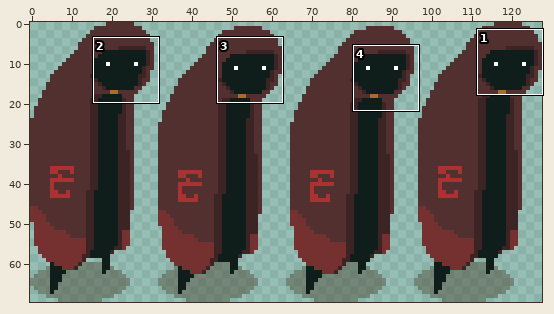
Sprite sheet -- Pixel Assets/Enemy/cultist_minion1/Minor_enemy1_idle.png. Above: a wide view before the commit, with the close-up outlined.
Close-up. Before the commit:
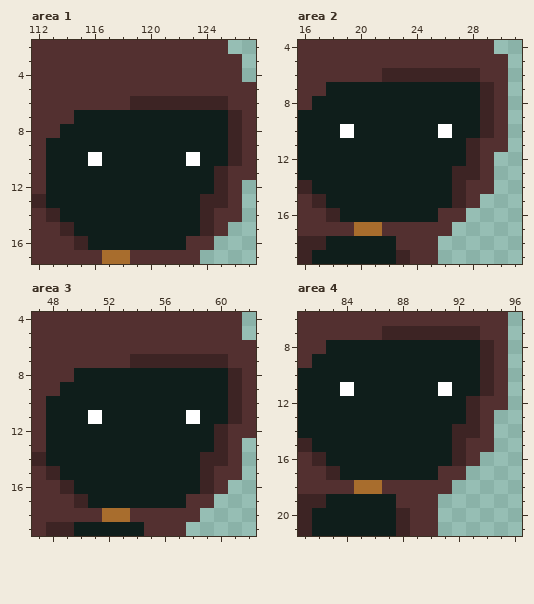
The file is 128x70 pixels. Shown: area 1: x 112..127, y 2..17; area 2: x 16..31, y 4..19; area 3: x 47..62, y 4..19; area 4: x 81..96, y 6..21.
After:
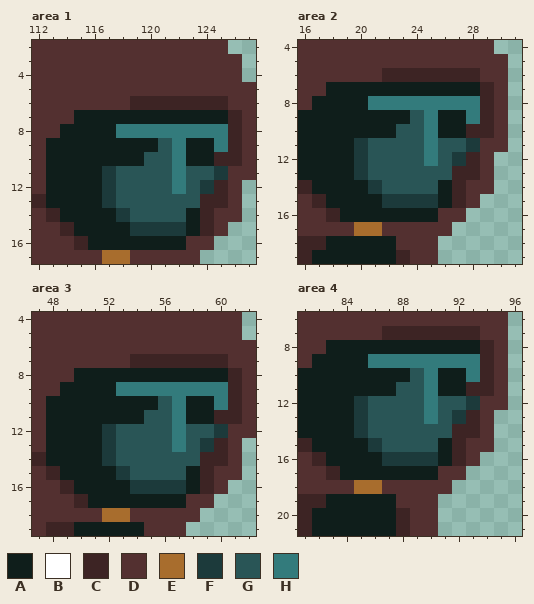
Palette (. is transparent): A #0f1e1b  B #ffffff  C #3d2424  D #533030  E #a86d2d  F #1c3a3b  G #295556  H #337b7c
Difference:
Area 1:
Colour A replaces colour B in row 10 at x 116 and 123.
Colour C replaces colour A in row 10 at x 125.
Colour F replaces colour A in row 11 at x 117; in row 12 at x 117 and 124; in row 13 at x 117; in row 14 at x 118; in row 15 at x 119 to 122.
Colour F replaces colour C in row 11 at x 125.
Colour G replaces colour A in row 9 at x 121; in row 10 at x 120 to 121; in row 11 at x 118 to 121 and 123 to 124; in row 12 at x 118 to 121 and 123; in row 13 at x 118 to 123; in row 14 at x 119 to 122.
Colour H replaces colour A in row 8 at x 118 to 125; in row 9 at x 122 and 125; in rows 10 to 12 at x 122.
Area 2:
Colour A replaces colour B in row 10 at x 19 and 26.
Colour C replaces colour A in row 10 at x 28.
Colour F replaces colour A in row 11 at x 20; in row 12 at x 20 and 27; in row 13 at x 20; in row 14 at x 21; in row 15 at x 22 to 25.
Colour F replaces colour C in row 11 at x 28.
Colour G replaces colour A in row 9 at x 24; in row 10 at x 23 to 24; in row 11 at x 21 to 24 and 26 to 27; in row 12 at x 21 to 24 and 26; in row 13 at x 21 to 26; in row 14 at x 22 to 25.
Colour H replaces colour A in row 8 at x 21 to 28; in row 9 at x 25 and 28; in rows 10 to 12 at x 25.
Area 3:
Colour A replaces colour B in row 11 at x 51 and 58.
Colour C replaces colour A in row 11 at x 60.
Colour F replaces colour A in row 12 at x 52; in row 13 at x 52 and 59; in row 14 at x 52; in row 15 at x 53; in row 16 at x 54 to 57.
Colour F replaces colour C in row 12 at x 60.
Colour G replaces colour A in row 10 at x 56; in row 11 at x 55 to 56; in row 12 at x 53 to 56 and 58 to 59; in row 13 at x 53 to 56 and 58; in row 14 at x 53 to 58; in row 15 at x 54 to 57.
Colour H replaces colour A in row 9 at x 53 to 60; in row 10 at x 57 and 60; in rows 11 to 13 at x 57.
Area 4:
Colour A replaces colour B in row 11 at x 84 and 91.
Colour C replaces colour A in row 11 at x 93.
Colour F replaces colour A in row 12 at x 85; in row 13 at x 85 and 92; in row 14 at x 85; in row 15 at x 86; in row 16 at x 87 to 90.
Colour F replaces colour C in row 12 at x 93.
Colour G replaces colour A in row 10 at x 89; in row 11 at x 88 to 89; in row 12 at x 86 to 89 and 91 to 92; in row 13 at x 86 to 89 and 91; in row 14 at x 86 to 91; in row 15 at x 87 to 90.
Colour H replaces colour A in row 9 at x 86 to 93; in row 10 at x 90 and 93; in rows 11 to 13 at x 90.
Pixel boxes of the changes (left, top, right, bottom) in both close-ups:
changed: (88, 124, 228, 236)
changed: (340, 96, 480, 208)
changed: (88, 382, 228, 494)
changed: (340, 354, 480, 466)
